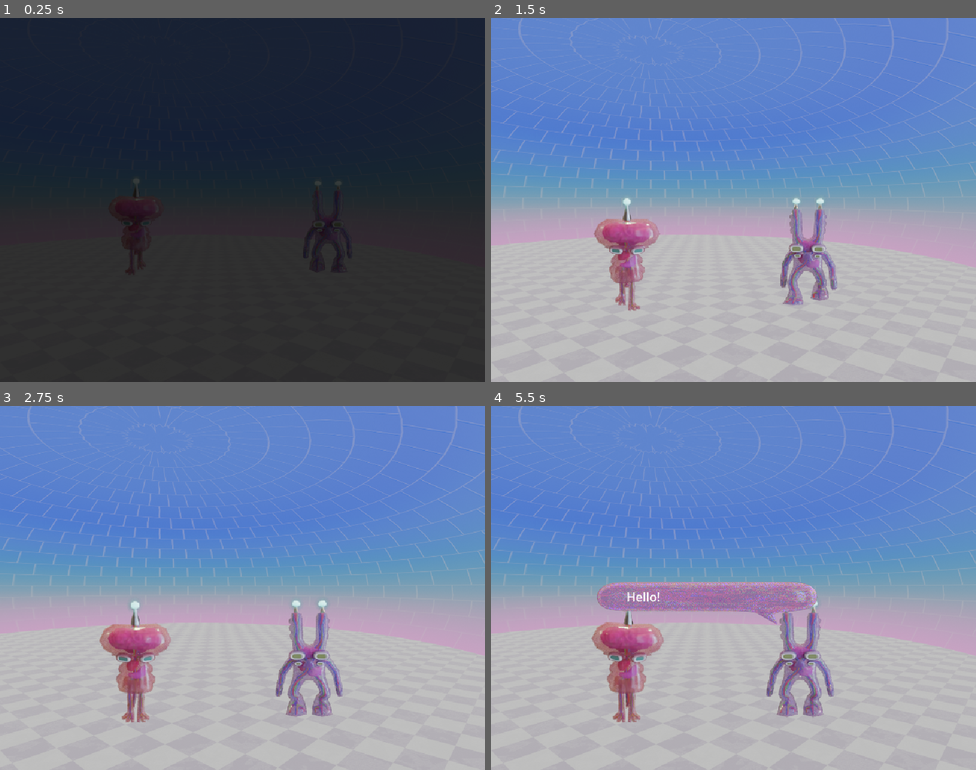
Above: before the commit, frames 1-4 (two rows, left to right).
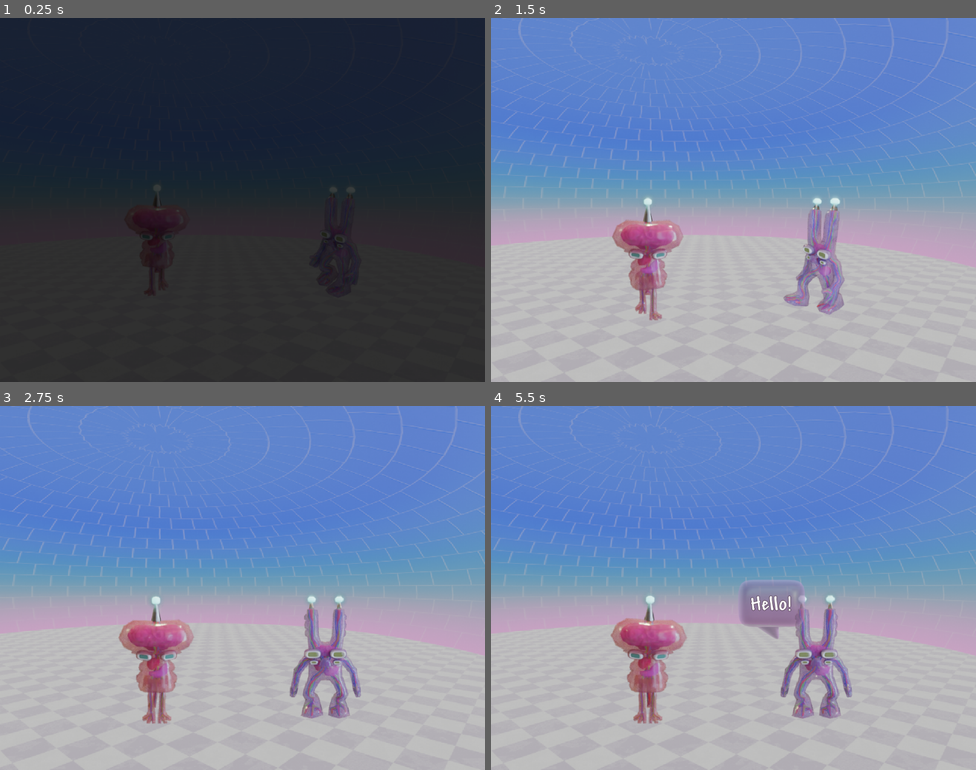
Above: after the commit, the same moments.

Repository: goudreinette/specimenz
Game: Godot game, scene res://rooms/comms_room/communications_room.tscn
Same seed, same stepped clock (60 frames per second), same inputs: the game is played once before the commit and once after it. This scene is started directly instead of the project's main scene.
Inputs (mouse positions are in pixels of both pictures, inside the frame that each line leads up to):
- Up to frame 1 (0.25 s): no input
- Up to frame 2 (1.5 s): tap Enter (ui_accept) at 0.5, 0.77 s; move the mouse to (840, 181) at 0.52 s; click (840, 181) at 0.67 s; drag from (636, 218) to (709, 272) at 1.27 s
- Up to frame 3 (2.75 s): move the mouse to (291, 507) at 2.02 s; click (291, 507) at 2.17 s
- Up to frame 4 (5.5 s): drag from (709, 660) to (588, 533) at 2.77 s; move the mouse to (879, 642) at 3.52 s; click (879, 642) at 3.67 s; tap Enter (ui_accept) at 3.77 s; drag from (588, 533) to (660, 497) at 4.27 s; move the mouse to (757, 588) at 5.02 s; click (757, 588) at 5.17 s

The runs differ from the first frame. In frame 1, 0.6% of the frame differs, in the area x 23-74%, y 44-76%; in frame 2, 5.4%; in frame 3, 6.7%; in frame 4, 10%, in the area x 0-100%, y 0-88%.

Commit message:
text balloon font and auto resize

Diff:
--- a/bubbles/SpeachBubble.gd
+++ b/bubbles/SpeachBubble.gd
@@ -15,4 +15,4 @@
 
 
 func set_text(text: String):
-	$Label.text = text
+	$MarginContainer/MarginContainer/Label.text = text
--- /dev/null
+++ b/bubbles/bubbles_test.gd
@@ -0,0 +1,77 @@
+extends CanvasLayer
+
+@export var bubble_max_width = 50
+@export var bubble_max_lines = 3
+
+@export var horizontal_margin := 2
+@export var font_size := 1.3
+@export var font_line_height_size = 10
+
+
+@onready var speech_line := $SpeechBubble/SpeechLine
+@onready var tilemap := $SpeechBubble
+
+var all_text_displayed: bool = false
+
+enum speaker_direction {LEFT, RIGHT, UP, DOWN}
+var bubble_default_screen_positions := {speaker_direction.LEFT: 10,
+										speaker_direction.RIGHT: 70,
+										speaker_direction.UP: 10,
+										speaker_direction.DOWN: 100}
+
+func display_next_text():
+	pass
+
+func build_bubble(text: String, bubble_side: speaker_direction,
+				 	#Optional Params
+					sizzle: int = 4,
+					bubble_height: int = bubble_default_screen_positions[speaker_direction.UP]) -> void:
+
+	all_text_displayed = false
+	tilemap.clear()
+
+	# This looks at either making the speech bubble the size of
+	# the supplied text, or the hardcoded max width defined above
+	var ideal_bubble_width := 0
+	var lines_required := 1
+	if text.length() * font_size > bubble_max_width:
+		ideal_bubble_width = bubble_max_width
+
+		# We want to find how many lines of text it will need to display the bubble
+		# This helps us understand how tall to make the speech bubble
+		lines_required += ceil(text.length() / bubble_max_width)
+		if lines_required > bubble_max_lines:
+			lines_required = bubble_max_lines
+	else:
+		ideal_bubble_width = text.length() * font_size
+
+	var arr_cell := []
+	# Creates an array of cells to build the speech bubble using some slight pixel randomness with
+	# the sizzle parameter to add some liveliness if wanted
+	var bubble_sizzle := randi_range(0, sizzle)
+	for x in range(bubble_default_screen_positions[bubble_side] + bubble_sizzle,
+					bubble_default_screen_positions[bubble_side] + ideal_bubble_width + bubble_sizzle):
+		for y in range(bubble_height, bubble_height + (lines_required * 4)):
+			arr_cell.append(Vector2i(x,y))
+
+	# Uses the tilemap to build the autotiled speech bubble
+	tilemap.set_cells_terrain_connect(arr_cell, 0, 0, false)
+	speech_line.text = text
+
+	# Find the properties of the drawn autotiled rectangle and assign the label's
+	# size and position to ensure it stays within those boundaries
+	# There are some small pixel adjustments in the + and - that may be really bad, but it works
+	# for the default font right now
+	var used_rect: Rect2i = tilemap.get_used_rect()
+	speech_line.position = (tilemap.map_to_local(used_rect.position) + Vector2(horizontal_margin, -2))
+	speech_line.size = (tilemap.map_to_local(used_rect.size) - Vector2(horizontal_margin + 10, font_line_height_size))
+
+func _input(event: InputEvent) -> void:
+		# Just here to see a new bubble draw and size differently
+	if event.is_action_pressed("click"):
+		build_bubble("Lorem ipsum dolor sit amet, consectetur adipiscing elit, sed do eiusmod tempor incididunt ut labore et dolore magna aliqua. Ut enim ad minim veniam, quis nostrud exercitation ullamco laboris nisi ut aliquip",
+					 speaker_direction.RIGHT, 4, 20)
+
+
+func _ready() -> void:
+	build_bubble("Dynamic text?", speaker_direction.LEFT)
--- /dev/null
+++ b/bubbles/bubbles_test.tscn
@@ -0,0 +1,19 @@
+[gd_scene format=3 uid="uid://b3tqfh1ry1fgf"]
+
+[ext_resource type="Script" uid="uid://jmqnsnrefhll" path="res://bubbles/bubbles_test.gd" id="1_opw3o"]
+[ext_resource type="Texture2D" uid="uid://chiemxqinhrep" path="res://bubbles/ninepatchrect-bubble-big.png" id="2_opw3o"]
+
+[node name="BubblesTest" type="CanvasLayer" unique_id=783023706]
+script = ExtResource("1_opw3o")
+
+[node name="NinePatchRect" type="NinePatchRect" parent="." unique_id=943899934]
+offset_left = 233.0
+offset_top = 75.0
+offset_right = 582.0
+offset_bottom = 363.0
+texture = ExtResource("2_opw3o")
+region_rect = Rect2(0, 0, 149.8481, 150)
+patch_margin_left = 50
+patch_margin_top = 48
+patch_margin_right = 50
+patch_margin_bottom = 54
--- a/bubbles/pipettebubble.tscn
+++ b/bubbles/pipettebubble.tscn
@@ -2,6 +2,8 @@
 
 [ext_resource type="Texture2D" uid="uid://c6hx8w8n448vx" path="res://bubbles/pipettebubble.png" id="1_5lu65"]
 [ext_resource type="Script" uid="uid://yrckqn3ljddj" path="res://bubbles/SpeachBubble.gd" id="1_ae871"]
+[ext_resource type="Texture2D" uid="uid://dd8yvf4gnna3b" path="res://bubbles/poopybubbletex.png" id="3_nw034"]
+[ext_resource type="FontFile" uid="uid://de6y7ndjmxd6a" path="res://bubbles/Andy Bold.ttf" id="4_1j2hc"]
 
 [sub_resource type="Animation" id="Animation_ae871"]
 length = 0.001
@@ -53,10 +55,34 @@
 libraries/ = SubResource("AnimationLibrary_nw034")
 autoplay = &"in"
 
-[node name="Label" type="Label" parent="." unique_id=953745386]
-offset_left = 61.0
-offset_top = -66.0
-offset_right = 106.0
-offset_bottom = -43.0
-text = "Hello!"
-metadata/_edit_use_anchors_ = true
+[node name="MarginContainer" type="MarginContainer" parent="." unique_id=1241822577]
+offset_left = 31.0
+offset_top = -122.0
+offset_right = 204.0
+offset_bottom = -20.0
+
+[node name="NinePatchRect" type="NinePatchRect" parent="MarginContainer" unique_id=1802869016]
+layout_mode = 2
+texture = ExtResource("3_nw034")
+region_rect = Rect2(0, 0, 128, 128)
+patch_margin_left = 48
+patch_margin_top = 48
+patch_margin_right = 48
+patch_margin_bottom = 54
+
+[node name="MarginContainer" type="MarginContainer" parent="MarginContainer" unique_id=878643120]
+layout_mode = 2
+theme_override_constants/margin_left = 20
+theme_override_constants/margin_top = 20
+theme_override_constants/margin_right = 20
+theme_override_constants/margin_bottom = 20
+
+[node name="Label" type="Label" parent="MarginContainer/MarginContainer" unique_id=824355096]
+layout_mode = 2
+theme_override_colors/font_outline_color = Color(0.20182875, 0.09940275, 0.17749885, 1)
+theme_override_constants/line_spacing = -5
+theme_override_constants/outline_size = 3
+theme_override_constants/shadow_outline_size = 4
+theme_override_fonts/font = ExtResource("4_1j2hc")
+theme_override_font_sizes/font_size = 32
+text = "dwdwdw"
--- a/bubbles/poopybubble.tscn
+++ b/bubbles/poopybubble.tscn
@@ -2,6 +2,10 @@
 
 [ext_resource type="Script" uid="uid://yrckqn3ljddj" path="res://bubbles/SpeachBubble.gd" id="1_4s25s"]
 [ext_resource type="Texture2D" uid="uid://b0u5o68a7f1af" path="res://bubbles/poopybubble.png" id="1_8kmmo"]
+[ext_resource type="Texture2D" uid="uid://dim5pjp8csxxc" path="res://bubbles/poopybubbletail-crop.png" id="3_0hw5c"]
+[ext_resource type="Texture2D" uid="uid://diank45a1g3dq" path="res://bubbles/poopybubbletex-squish-new.png" id="3_nj2ao"]
+[ext_resource type="FontFile" uid="uid://de6y7ndjmxd6a" path="res://bubbles/Andy Bold.ttf" id="3_vmxin"]
+[ext_resource type="Texture2D" uid="uid://d3sca8db8q302" path="res://bubbles/poopybubbletex-squish.png" id="6_nj2ao"]
 
 [sub_resource type="Animation" id="Animation_ae871"]
 length = 0.001
@@ -33,6 +37,18 @@
 "update": 0,
 "values": [Vector2(0, 0), Vector2(0.5, 0.5)]
 }
+tracks/1/type = "value"
+tracks/1/imported = false
+tracks/1/enabled = true
+tracks/1/path = NodePath("MarginContainer:scale")
+tracks/1/interp = 1
+tracks/1/loop_wrap = true
+tracks/1/keys = {
+"times": PackedFloat32Array(0, 0.2),
+"transitions": PackedFloat32Array(0.16493848, 0.16493848),
+"update": 0,
+"values": [Vector2(0, 0), Vector2(1, 1)]
+}
 
 [sub_resource type="AnimationLibrary" id="AnimationLibrary_4s25s"]
 _data = {
@@ -44,7 +60,8 @@
 script = ExtResource("1_4s25s")
 
 [node name="Poopybubble" type="Sprite2D" parent="." unique_id=178669016]
-position = Vector2(-123, -59.888885)
+visible = false
+position = Vector2(-72.19914, -50)
 scale = Vector2(0.44329897, 0.44444445)
 texture = ExtResource("1_8kmmo")
 
@@ -52,9 +69,115 @@
 libraries/ = SubResource("AnimationLibrary_4s25s")
 autoplay = &"in"
 
-[node name="Label" type="Label" parent="." unique_id=860768811]
-offset_left = -229.0
-offset_top = -79.888885
-offset_right = -184.0
-offset_bottom = -56.888885
-text = "Hello!"
+[node name="MarginContainer" type="MarginContainer" parent="." unique_id=1013639242]
+anchors_preset = 2
+anchor_top = 1.0
+anchor_bottom = 1.0
+offset_left = -171.0
+offset_top = -144.0
+offset_right = 4.0
+offset_bottom = -39.0
+grow_vertical = 0
+theme_override_constants/margin_left = 15
+theme_override_constants/margin_top = 9
+theme_override_constants/margin_right = 28
+theme_override_constants/margin_bottom = 0
+
+[node name="OpacityContainer" type="MarginContainer" parent="MarginContainer" unique_id=29117490]
+layout_mode = 2
+
+[node name="Poopybubbletail" type="TextureRect" parent="MarginContainer/OpacityContainer" unique_id=1508901480]
+modulate = Color(1, 1, 1, 0.5568628)
+layout_mode = 2
+size_flags_horizontal = 0
+size_flags_vertical = 8
+offset_transform_enabled = true
+offset_transform_position = Vector2(37, 31)
+texture = ExtResource("3_0hw5c")
+
+[node name="NinePatchRect" type="NinePatchRect" parent="MarginContainer/OpacityContainer" unique_id=1904940913]
+modulate = Color(1, 1, 1, 0.52156866)
+layout_mode = 2
+texture = ExtResource("3_nj2ao")
+region_rect = Rect2(0, 48, 128, 80)
+patch_margin_left = 48
+patch_margin_top = 24
+patch_margin_right = 48
+patch_margin_bottom = 24
+
+[node name="MarginContainer" type="MarginContainer" parent="MarginContainer" unique_id=1047537158]
+layout_mode = 2
+offset_transform_enabled = true
+theme_override_constants/margin_left = 25
+theme_override_constants/margin_top = 21
+theme_override_constants/margin_right = 27
+theme_override_constants/margin_bottom = 19
+
+[node name="Label" type="Label" parent="MarginContainer/MarginContainer" unique_id=984553103]
+layout_mode = 2
+offset_transform_enabled = true
+offset_transform_position = Vector2(0, 3)
+theme_override_colors/font_outline_color = Color(0.20182875, 0.09940275, 0.17749885, 1)
+theme_override_constants/line_spacing = 0
+theme_override_constants/outline_size = 3
+theme_override_constants/shadow_outline_size = 4
+theme_override_fonts/font = ExtResource("3_vmxin")
+theme_override_font_sizes/font_size = 40
+text = "hello"
+
+[node name="MarginContainer2" type="MarginContainer" parent="." unique_id=1108182838]
+visible = false
+anchors_preset = 3
+anchor_left = 1.0
+anchor_top = 1.0
+anchor_right = 1.0
+anchor_bottom = 1.0
+offset_left = 235.0
+offset_top = -118.0
+offset_right = 528.0
+offset_bottom = -22.0
+grow_horizontal = 0
+grow_vertical = 0
+theme_override_constants/margin_left = 15
+theme_override_constants/margin_top = 9
+theme_override_constants/margin_right = 28
+theme_override_constants/margin_bottom = 15
+
+[node name="NinePatchRect" type="NinePatchRect" parent="MarginContainer2" unique_id=577601792]
+layout_mode = 2
+texture = ExtResource("3_nj2ao")
+region_rect = Rect2(0, 48, 128, 80)
+patch_margin_left = 48
+patch_margin_top = 24
+patch_margin_right = 48
+patch_margin_bottom = 24
+
+[node name="Label" type="Label" parent="MarginContainer2" unique_id=916856521]
+layout_mode = 2
+offset_transform_enabled = true
+offset_transform_position = Vector2(0, 3)
+theme_override_colors/font_outline_color = Color(0.20182875, 0.09940275, 0.17749885, 1)
+theme_override_constants/line_spacing = 0
+theme_override_constants/outline_size = 3
+theme_override_constants/shadow_outline_size = 4
+theme_override_fonts/font = ExtResource("3_vmxin")
+theme_override_font_sizes/font_size = 40
+text = "dwdwdwtetete
+jjgjgjg
+hhffhfhhf
+ouououou
+yiyyiyiyiy"
+
+[node name="NinePatchRect" type="NinePatchRect" parent="." unique_id=255850087]
+visible = false
+modulate = Color(1, 1, 1, 0.5294118)
+offset_left = 5.0
+offset_top = -94.0
+offset_right = 101.0
+offset_bottom = -19.0
+texture = ExtResource("6_nj2ao")
+region_rect = Rect2(0, 0, 128, 96)
+patch_margin_left = 48
+patch_margin_top = 40
+patch_margin_right = 48
+patch_margin_bottom = 35
--- a/characters/Character.gd
+++ b/characters/Character.gd
@@ -10,8 +10,14 @@
 @export var SPEED = 30
 
 
-var talking: bool
+enum CharacterState {
+	Idle, Talking, Walking, Waving, Sighing, Huh
+}
+
+var state: CharacterState = CharacterState.Idle
+
 var current_walking_tween: Tween
+
 
 func _ready():
 	start_pos = self.get_position()
@@ -33,12 +39,12 @@
 	var walking: bool = distance > 0.0
 	var threshold = .125
 
-	if talking:
+	if state == CharacterState.Talking:
 		$AnimatedSprite2D.play("talking")
 	elif walking:
 		var direction: Vector2 = self.position.direction_to(target_pos)
 
-		if direction.x < threshold:
+		if abs(direction.x) < abs(threshold): # Not walking left/right
 			if direction.y > threshold:
 				$AnimatedSprite2D.play("front")
 			elif direction.y < -threshold:
@@ -60,23 +66,6 @@
 			else:
 				$AnimatedSprite2D.play("left")
 
-	#else:
-		## Walking
-		#if distance > 0.0:
-			#if going_left:
-				#if going_up:
-					#$AnimatedSprite2D.play("left_backward")
-				#else:
-					#$AnimatedSprite2D.play("left_forward")
-			#else:
-				#if going_up:
-					#$AnimatedSprite2D.play("right_backward")
-				#else:
-					#$AnimatedSprite2D.play("right_forward")
-		## Idling
-		#else:
-			#$AnimatedSprite2D.play("idling")
-
 	last_frame_pos = self.position
 
 
@@ -95,17 +84,22 @@
 	print(self.name,  "'s TIMER WENT OFF, moving to ", new_pos)
 	print(self.name,  "'s next timer in ", next_duration)
 	$Timer.start(next_duration)
+	state = CharacterState.Walking
 
 
 func _on_timer_timeout():
-	if not talking:
+	if state != CharacterState.Talking:
 		walk_to_new_location()
 
 func _on_talking_timer_timeout():
-	talking = false
+	state = CharacterState.Idle
 	current_walking_tween = null
 	_on_timer_timeout()
 
+
+
+
+# Actions ------------------------------------------------------
 func say(text: String):
 	print("saying: ", text)
 	var new_bubble: SpeechBubble = text_bubble.instantiate()
@@ -114,11 +108,14 @@
 	if current_walking_tween:
 		current_walking_tween.kill()
 	$TalkingTimer.start(3)
-	talking = true
-
+	state = CharacterState.Talking
 	get_parent().add_child(new_bubble)
-
-
 
 func sigh():
 	pass
+
+func huh():
+	pass
+
+func wave():
+	pass
--- a/project.godot
+++ b/project.godot
@@ -80,11 +80,11 @@
 
 [display]
 
-window/size/viewport_width=640
-window/size/viewport_height=480
+window/size/viewport_width=960
+window/size/viewport_height=720
+window/size/mode=4
 window/size/initial_position_type=3
 window/size/resizable=false
-window/size/borderless=true
 window/size/always_on_top=true
 window/size/window_width_override=1280
 window/size/window_height_override=960
@@ -111,4 +111,6 @@
 [rendering]
 
 textures/canvas_textures/default_texture_filter=0
+renderer/rendering_method="mobile"
+environment/defaults/default_clear_color=Color(0, 0, 0, 1)
 viewport/transparent_background=true
--- a/rooms/comms_room/communications_room.tscn
+++ b/rooms/comms_room/communications_room.tscn
@@ -73,7 +73,8 @@
 script = ExtResource("9_y5fn7")
 
 [node name="Commsroom2" type="Sprite2D" parent="." unique_id=2138710503]
-position = Vector2(320, 240)
+position = Vector2(480.00003, 360)
+scale = Vector2(1.5, 1.5)
 texture = ExtResource("3_5qiwb")
 
 [node name="Maeve" parent="." unique_id=297373198 instance=ExtResource("1_u7dpo")]
@@ -82,11 +83,11 @@
 position = Vector2(214, 267)
 
 [node name="Pipette" parent="." unique_id=1721991310 instance=ExtResource("8_y15cf")]
-position = Vector2(180, 269)
+position = Vector2(311, 435)
 text_bubble = ExtResource("6_chss5")
 
 [node name="Poopy" parent="." unique_id=2000619831 instance=ExtResource("2_xk0tj")]
-position = Vector2(436, 266)
+position = Vector2(672, 428)
 text_bubble = ExtResource("10_chss5")
 
 [node name="Node2D" type="Node2D" parent="." unique_id=629876863]
Binary file added: bubbles/Andy Bold.ttf
Not shown, added: bubbles/Andy Bold.ttf.import
Not shown, added: bubbles/bubbles_test.gd.uid
Binary file added: bubbles/ninepatchrect-bubble-big.png
Not shown, added: bubbles/ninepatchrect-bubble-big.png.import
Binary file added: bubbles/ninepatchrect-bubble-test.ong.aseprite
Binary file added: bubbles/ninepatchrect-bubble-test.png
Not shown, added: bubbles/ninepatchrect-bubble-test.png.import
Binary file added: bubbles/pipettebubbletail.png
Not shown, added: bubbles/pipettebubbletail.png.import
Binary file added: bubbles/pipettebubbletex.png
Not shown, added: bubbles/pipettebubbletex.png.import
(and 11 more such lines)
